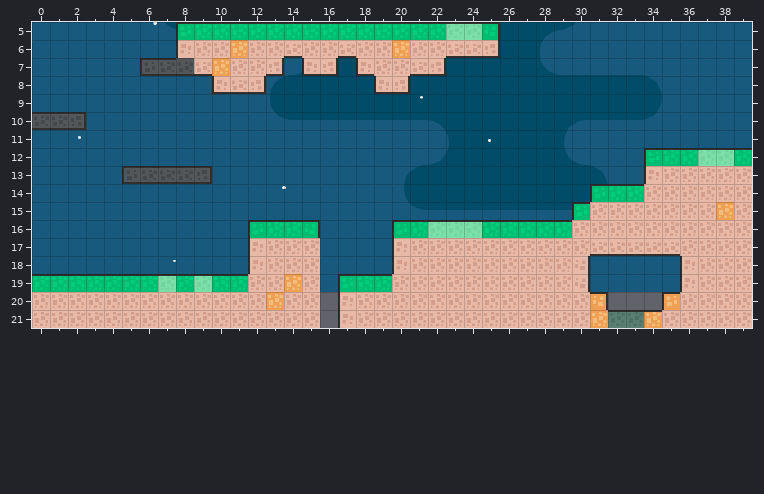
Tiled map -- js/maps/map2.tmx. Above: the version before the commit.
Cells are 20x20 px. Shown: x 0..39, y 5..21.
New version:
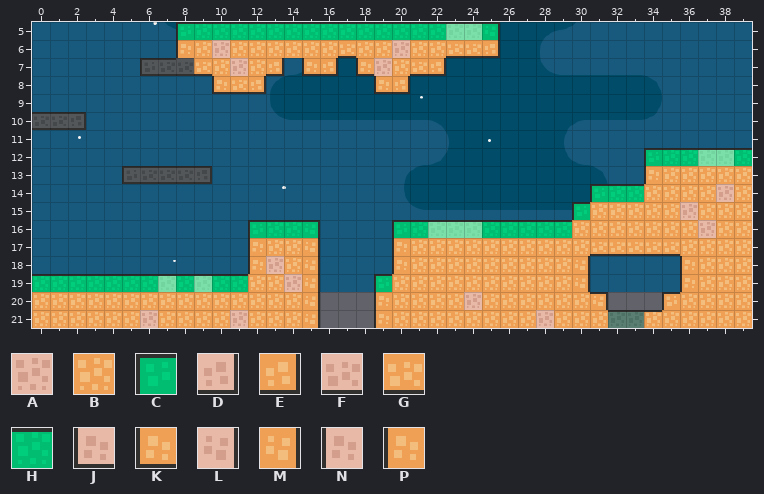
Key: from "tiles": A 47, B 48, C 62, D 73, E 74, F 86, G 87, H 101, J 125, K 126, L 138, M 139, N 151, P 152.
_ is an empty cell.
What changed:
Layer "platforms":
y 6: x 8..9 NA -> PB; x 12..25 AAFAAFAABAAFFD -> BBBBBGBBABBGGE
y 7: x 9 F -> G; x 12..13 AD -> BE; x 15..16 JD -> KE; x 18 J -> K; x 20..22 AFD -> BGE
y 8: x 10..12 JFD -> KGE; x 19..20 JD -> KE
y 13: x 34..39 NAAAAA -> PBBBBB
y 14: x 34..37 AAAA -> BBBB; x 39 A -> B
y 15: x 31..35 AAAAA -> BBBBB; x 37 A -> B; x 39 A -> B
y 16: x 30..36 AAAAAAA -> BBBBBBB; x 38..39 AA -> BB
y 17: x 12..15 NAAA -> PBBM; x 20..39 NAAAAAAAAAAFFFFFAAAA -> PBBBBBBBBBBGGGGGBBBB
y 18: x 12 N -> P; x 14..15 AA -> BM; x 20..30 NAAAAAAAAAL -> PBBBBBBBBBM; x 36..39 NAAA -> PBBB
y 19: x 12..15 AABA -> BBAM; x 17..30 CHHAAAAAAAAAAL -> __CBBBBBBBBBBM; x 36..39 NAAA -> PBBB
y 20: x 0..12 AAAAAAAAAAAAA -> BBBBBBBBBBBBB; x 14..15 AA -> BM; x 17..23 NAAAAAA -> __PBBBB; x 25..30 AAAAAA -> BBBBBB; x 36..39 AAAA -> BBBB
y 21: x 0..5 AAAAAA -> BBBBBB; x 7..10 AAAA -> BBBB; x 12..15 AAAA -> BBBM; x 17..27 NAAAAAAAAAA -> __PBBBBBBBB; x 29..30 AA -> BB; x 35..39 AAAAA -> BBBBB
Pixel boxes of the changes (left, top, right, bottom) in both pictures:
changed: (178, 40, 498, 92)
changed: (338, 166, 752, 328)
changed: (32, 238, 320, 328)
